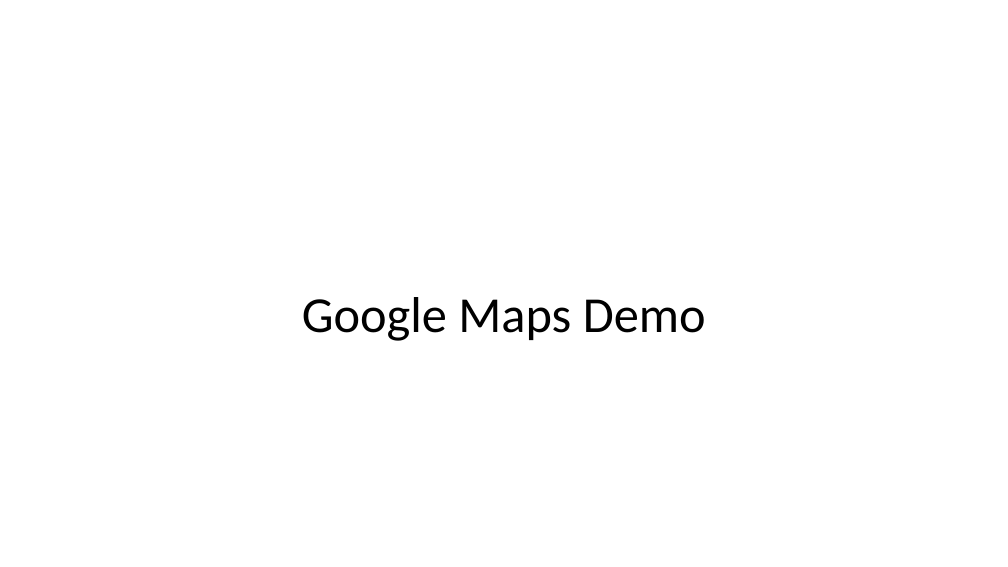
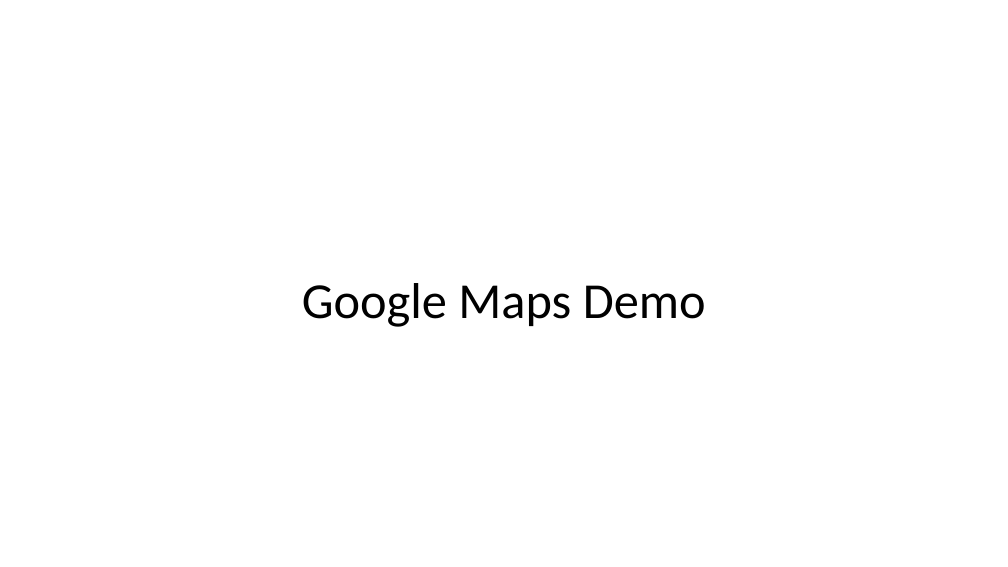
Before and after one commit to EricJPogue/www-epogue-info, a slide deck: slide 2 of CPSC-24700/Presentations/session-26.pptx. Drawn at 1008x567 pixels with LibreOffice and Linux fonts; fonts in the diff are those of the drawing. Boxes give left, top, right and bottom in pixels: in the first picture for what was removed or moved away, otherwise in the second. Text is boxed around its words. In the diff, an @@ line names an element or a change of style, - is before the commit and + after.

```diff
--- a/CPSC-24700/Presentations/session-26.pptx
+++ b/CPSC-24700/Presentations/session-26.pptx
@@ title "Google Maps Demo": place and size @@
-title "Google Maps Demo" at (302,297,706,341)
+title "Google Maps Demo" at (302,283,706,327)
```
Also in this commit, not shown: 2 other slides changed, 1 slide added, 3 other files.
